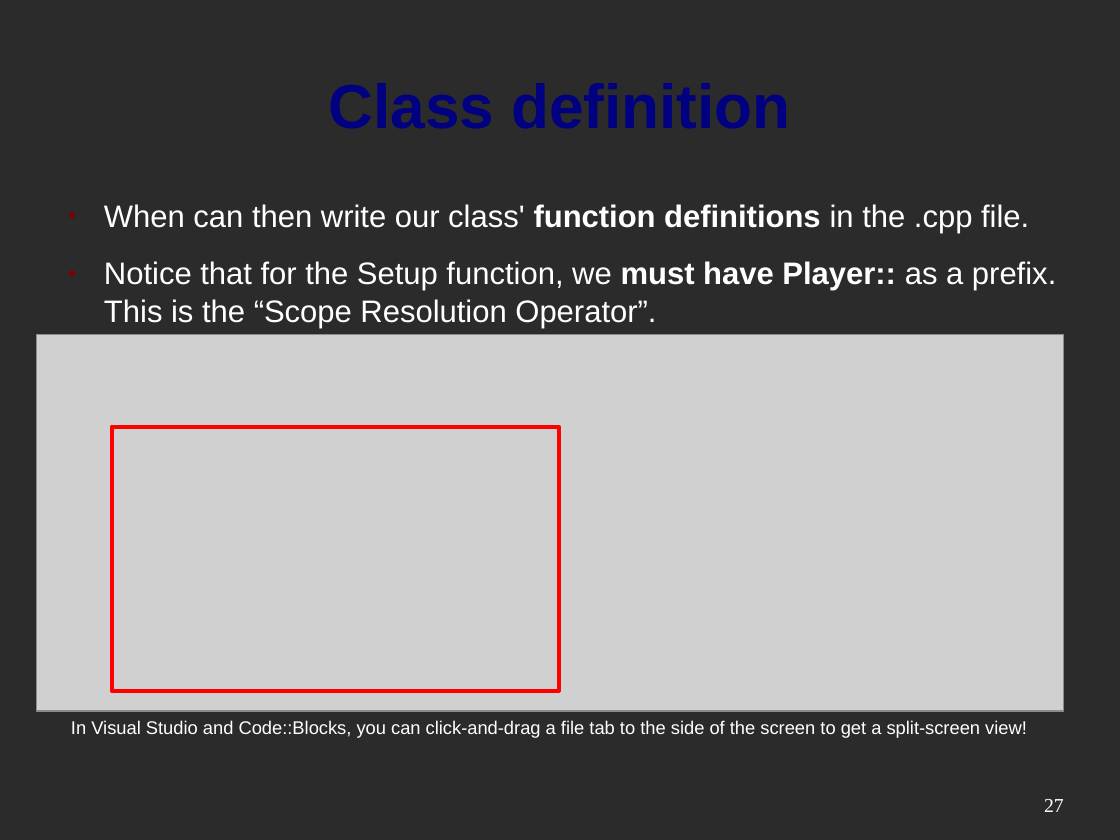
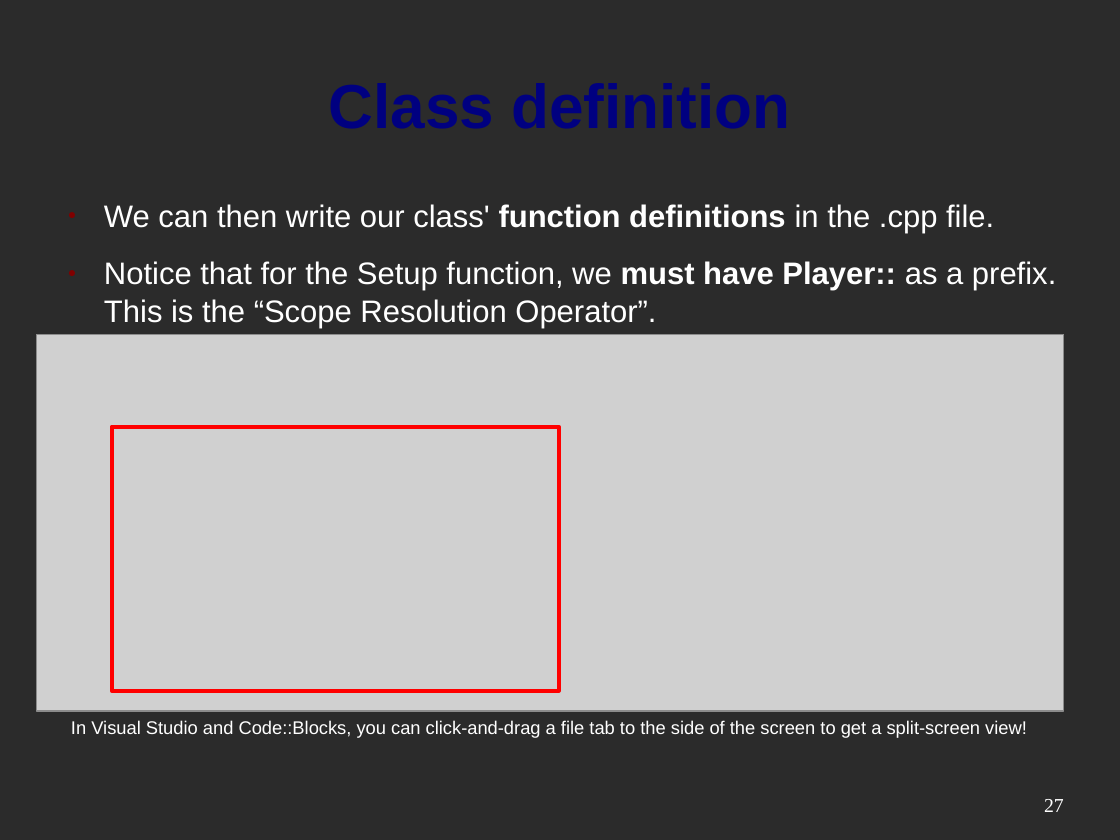
Before and after one commit to mactwist555/CPP-Course, a slide deck: slide 27 of Week 03/1 Classes.odp. Drawn at 1120x840 pixels with LibreOffice and Linux fonts; fonts in the diff are those of the drawing; grey boxes stand for pictures; background and template pictures are left out; a plain dark background stands for a picture behind light text. Boxes give left, top, right and bottom in pixels: in the first picture for what was removed or moved away, otherwise in the second. Text is boxed around its words. In the diff, an @@ line names an element or a change of style, - is before the commit and + after.

```diff
--- a/Week 03/1 Classes.odp
+++ b/Week 03/1 Classes.odp
@@ text at (x1=104, y1=204, x2=994, y2=234): text changed @@
-● When can then write our class' function definitions in the .cpp file.
+● We can then write our class' function definitions in the .cpp file.
```
Also in this commit, not shown: 3 other files.
